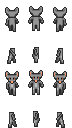
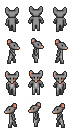
Comparing the layer stacks of the two 72px x 128px images. Changes:
painted on "head" over [4, 38, 68, 114]
